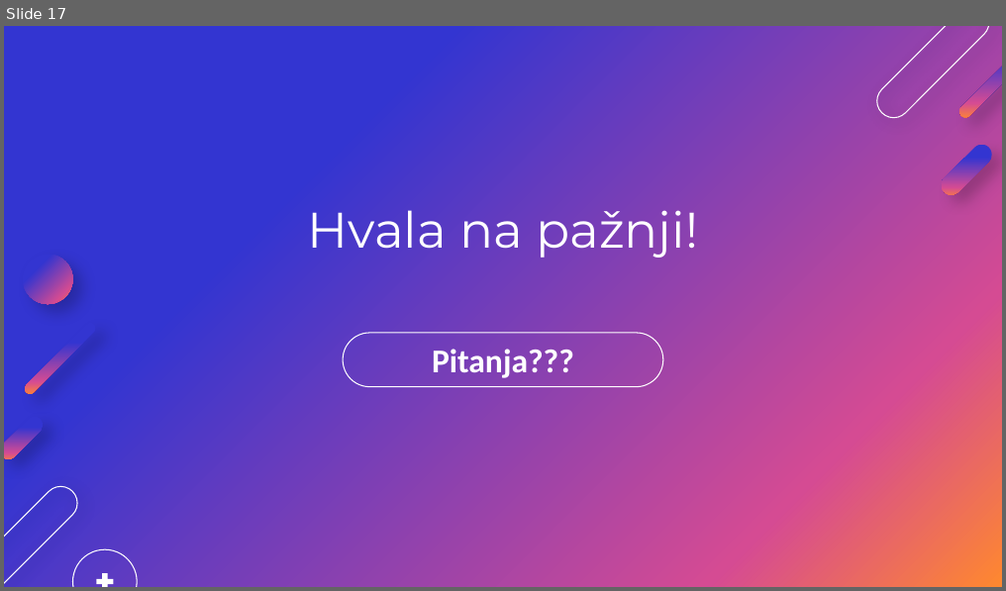
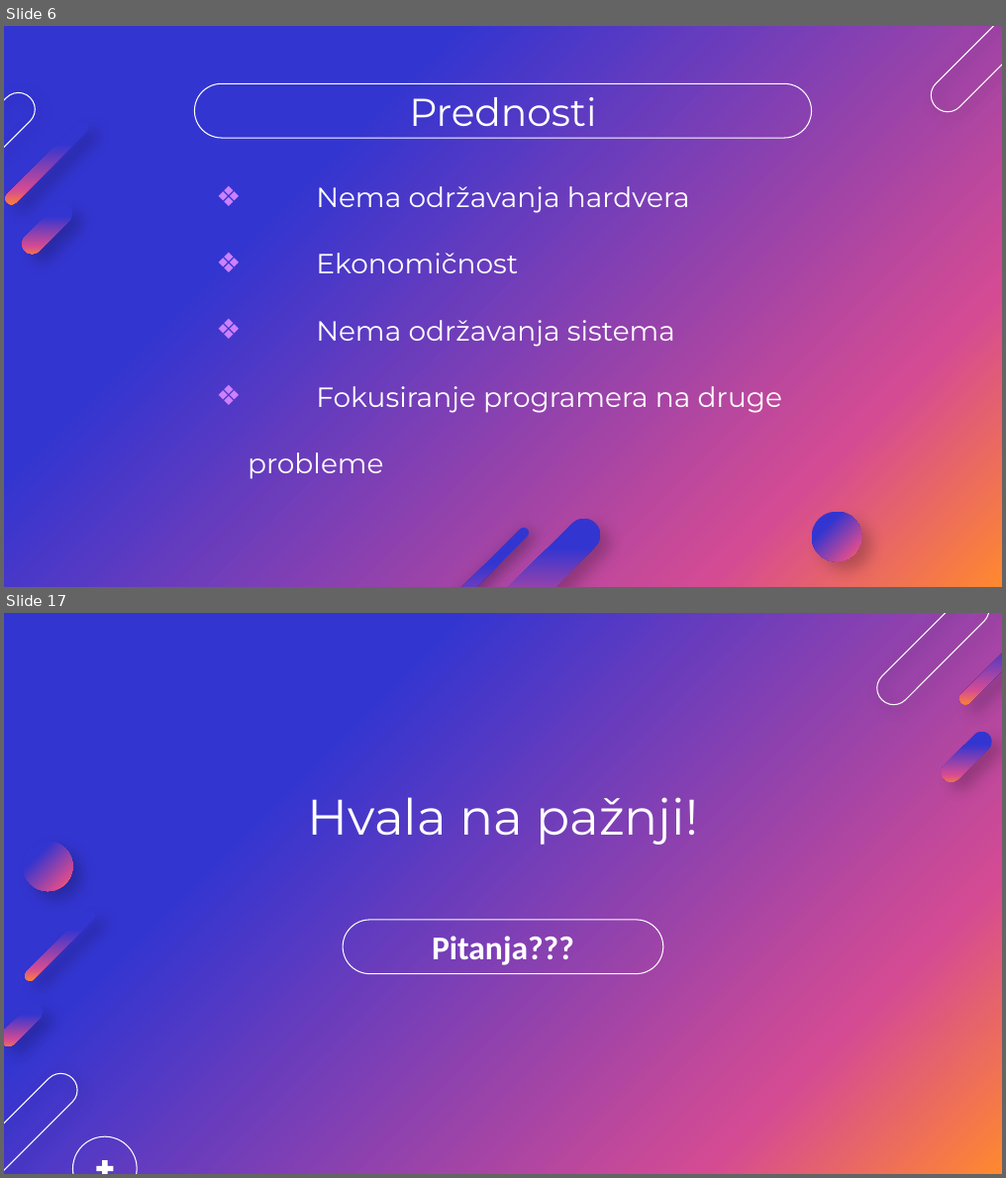
Before and after one commit to davidbosnic/SBP, a slide deck: 3/sbp3.pptx. Shown one above the other, each under a label of ours: slide 17 before the commit, slides 6 and 17 after it; the slides between them are not shown. The pictures are 1006x591 and 1006x1178 pixels, drawn with LibreOffice and Linux fonts; fonts in the diff are those of the drawing; background and template pictures are left out. Boxes give left, top, right and bottom in pixels: in the first picture for what was removed or moved away, otherwise in the second. Text is boxed around its words. In the diff, an @@ line names an element or a change of style, - is before the commit and + after.

```diff
--- a/3/sbp3.pptx
+++ b/3/sbp3.pptx
@@ slide 6 added at (4, 26, 1002, 587), background gradient #3335D1 to #D54B93 to #FF882F @@
@@ rounded rectangle added at (924, 26, 1002, 119), outline #FFFFFF 0.75 pt @@
@@ rounded rectangle added at (195, 83, 811, 138), outline #FFFFFF 0.75 pt @@
@@ rounded rectangle added at (4, 86, 42, 212), outline #FFFFFF 0.75 pt @@
@@ title added at (409, 97, 596, 127), 28 pt, text #FFFFFF @@
+Prednosti
@@ rounded rectangle added at (4, 119, 91, 207), fill gradient #3335D1 to #D54B93 to #FF882F @@
@@ rounded rectangle added at (18, 199, 76, 258), fill gradient #3335D1 to #D54B93 to #FF882F @@
@@ text added at (316, 186, 782, 413), 20 pt, text #FFFFFF @@
+❖ Nema održavanja hardvera
+❖ Ekonomičnost
+❖ Nema održavanja sistema
+❖ Fokusiranje programera na druge probleme
@@ rounded rectangle added at (399, 525, 531, 587), fill gradient #3335D1 to #D54B93 to #FF882F @@
@@ rounded rectangle added at (481, 511, 607, 587), fill gradient #3335D1 to #D54B93 to #FF882F @@
@@ ellipse added at (811, 512, 861, 562), fill gradient #3335D1 to #D54B93 to #FF882F @@
```
Also in this commit, not shown: 5 slides changed, 10 other slides added, 11 slides removed.
